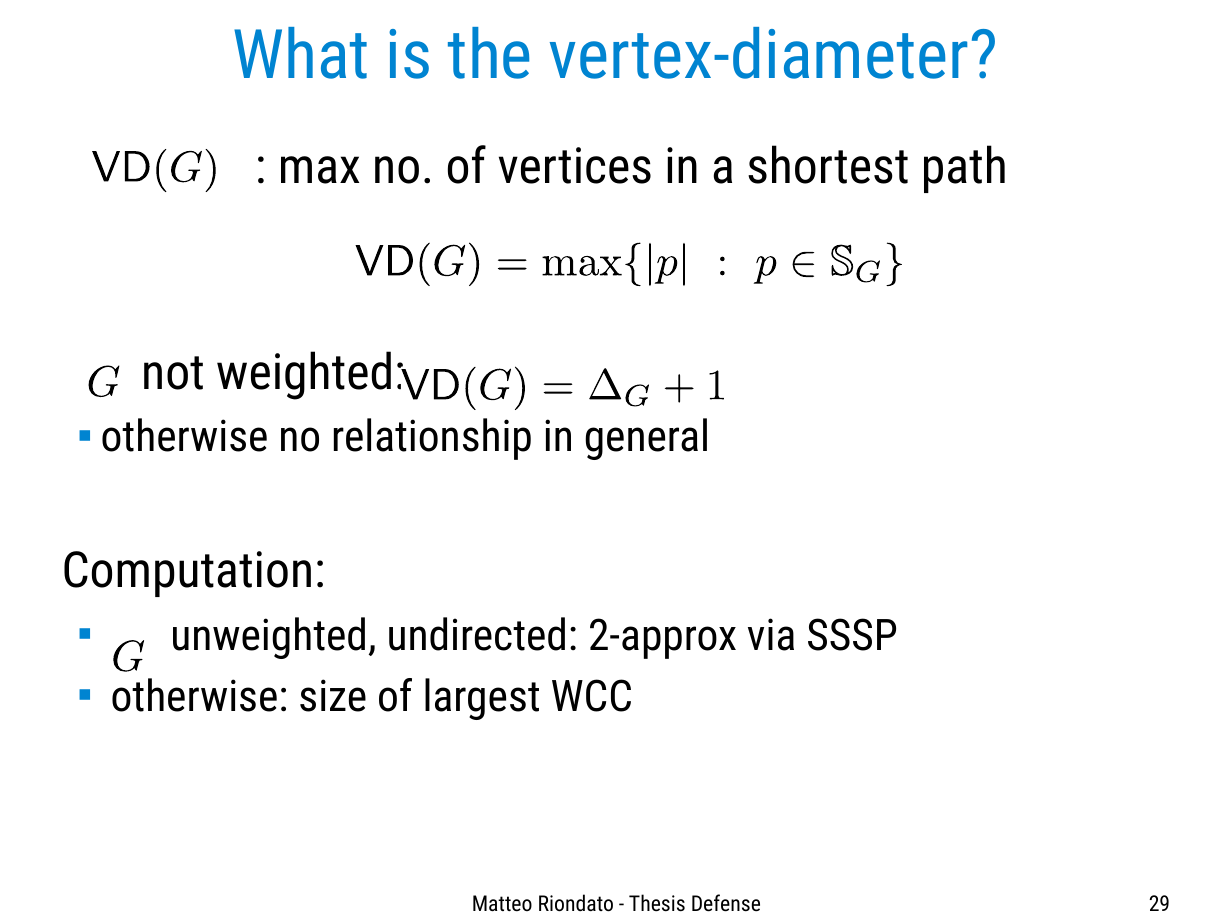
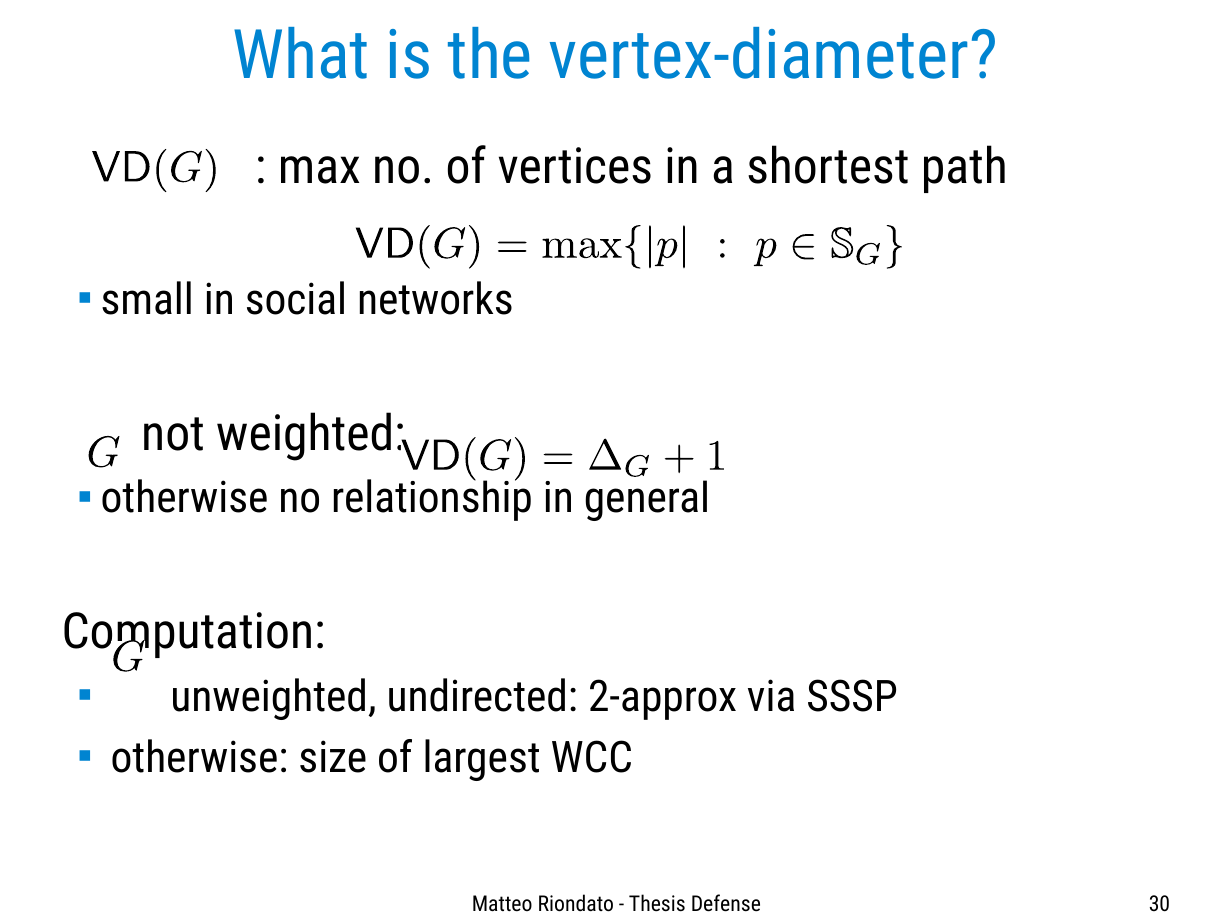
Before and after one commit to ZhizhongIsaacChen/dissertation, a slide deck: slide 30 of defense/Defense-talk.odp (slide 29 before the commit). Drawn at 1232x924 pixels with LibreOffice and Linux fonts; fonts in the diff are those of the drawing. Boxes give left, top, right and bottom in pixels: in the first picture for what was removed or moved away, otherwise in the second. Text is boxed around its words. In the diff, an @@ line names an element or a change of style, - is before the commit and + after.

Commit message:
More presentation

```diff
--- a/defense/Defense-talk.odp
+++ b/defense/Defense-talk.odp
@@ 15 freeform shapes: place and size @@
-15 freeform shapes at <box>420,243,902,286</box>
+15 freeform shapes at <box>420,225,902,268</box>
@@ 4 freeform shapes: place and size @@
-4 freeform shapes at <box>356,245,880,283</box>
+4 freeform shapes at <box>356,228,880,265</box>
@@ text at <box>101,281,514,315</box>: paragraph added @@
+  ■ small in social networks
@@ 13 freeform shapes: place and size @@
-13 freeform shapes at <box>86,366,728,410</box>
+13 freeform shapes at <box>86,436,728,481</box>
@@ page number at <box>1149,895,1170,912</box>: text changed @@
-29
+30
```
Also in this commit, not shown: 21 other slides changed, 4 slides added, 2 slides removed, 3 other files.
